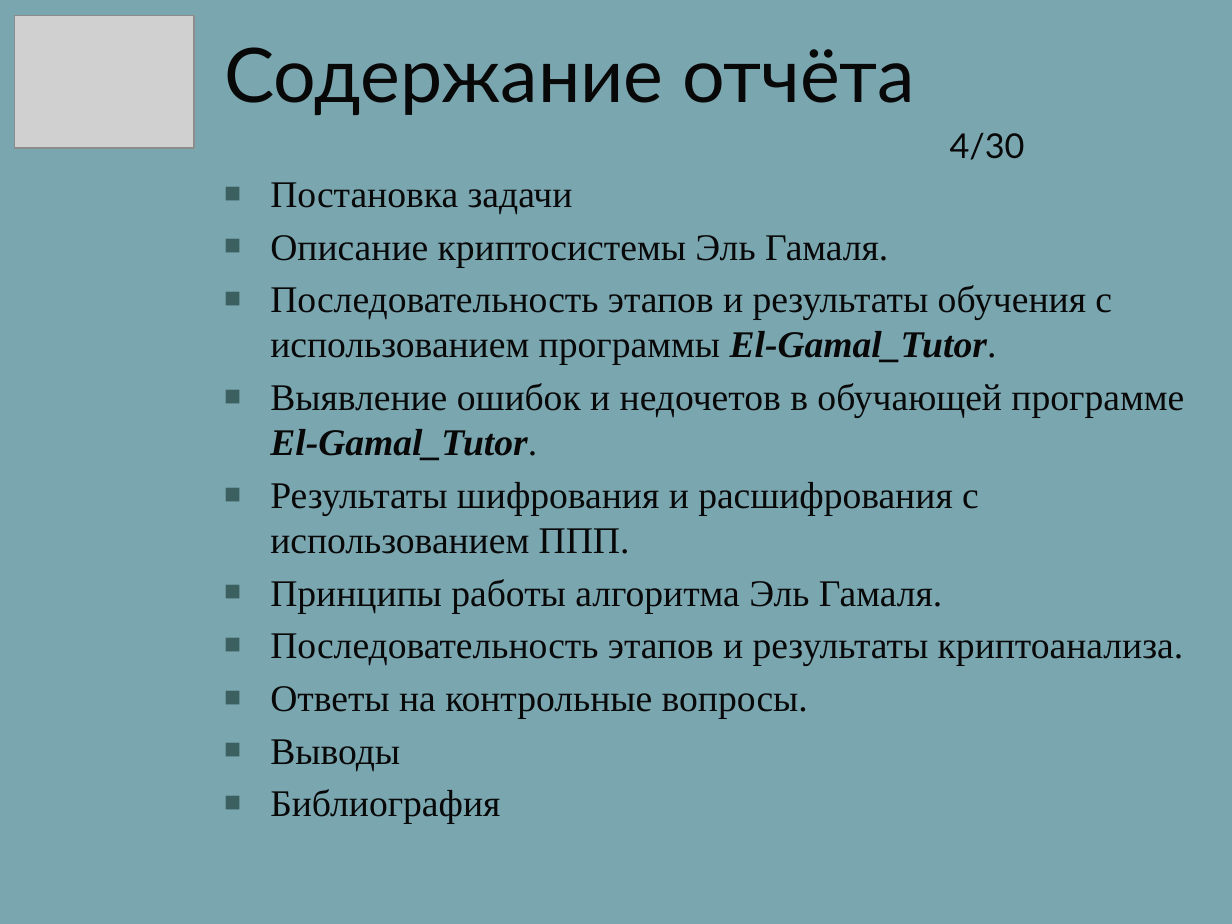
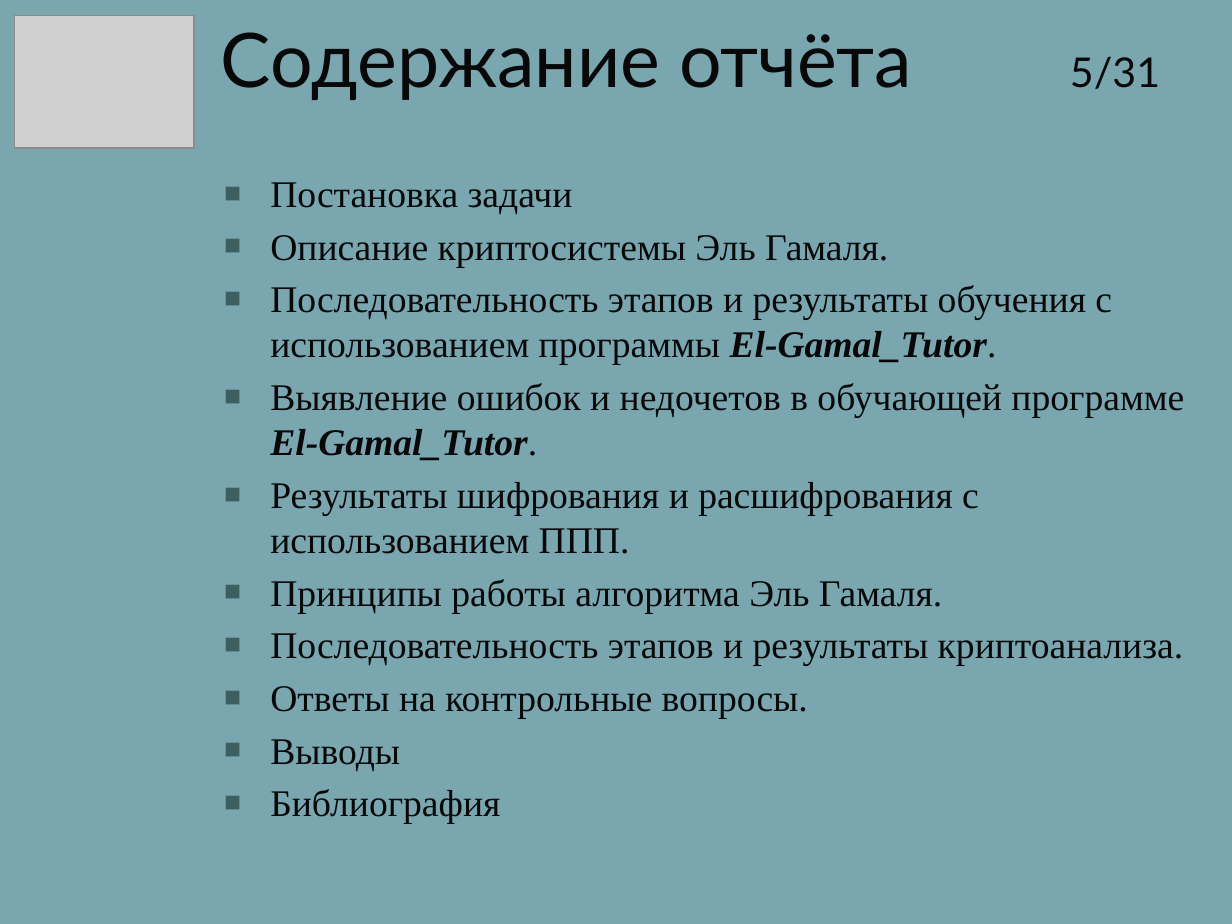
Before and after one commit to sidav/Master_dissertation, a slide deck: slide 5 of Kovun_for_masters_degree.pptx (slide 4 before the commit). Drawn at 1232x924 pixels with LibreOffice and Linux fonts; fonts in the diff are those of the drawing; grey boxes stand for pictures; background and template pictures are left out. Boxes give left, top, right and bottom in pixels: in the first picture for what was removed or moved away, otherwise in the second. Text is boxed around its words. In the diff, an @@ line names an element or a change of style, - is before the commit and + after.

```diff
--- a/Kovun_for_masters_degree.pptx
+++ b/Kovun_for_masters_degree.pptx
@@ title at (221, 32, 1160, 100): text changed @@
-Содержание отчёта
-4/30
+Содержание отчёта 5/31
```
Also in this commit, not shown: 3 other slides changed, 23 slides added, 22 slides removed, 5 other files.
